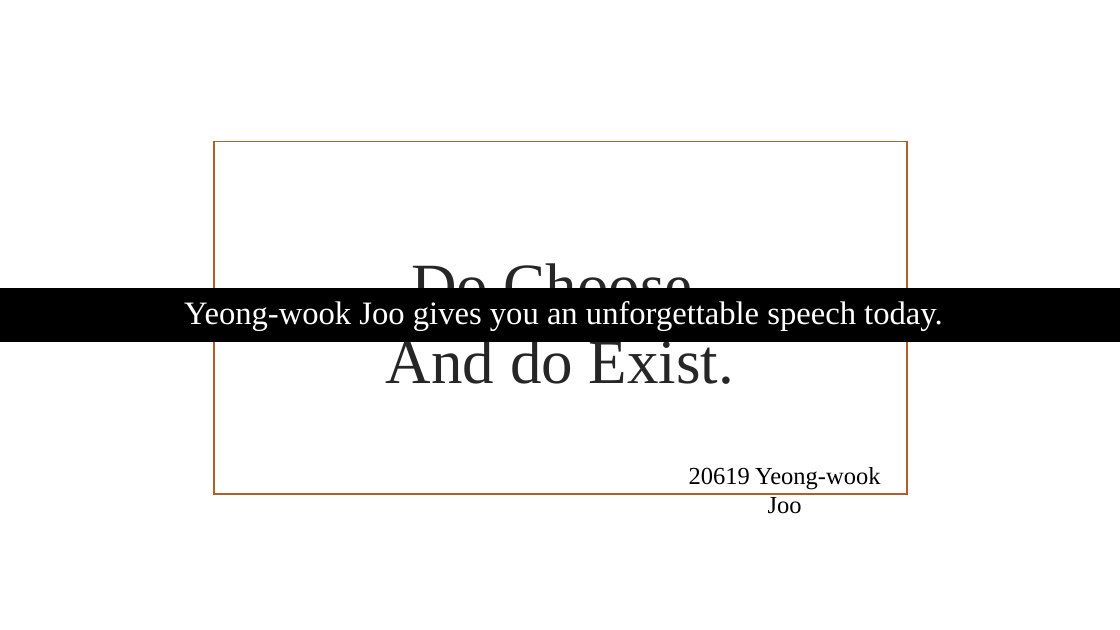
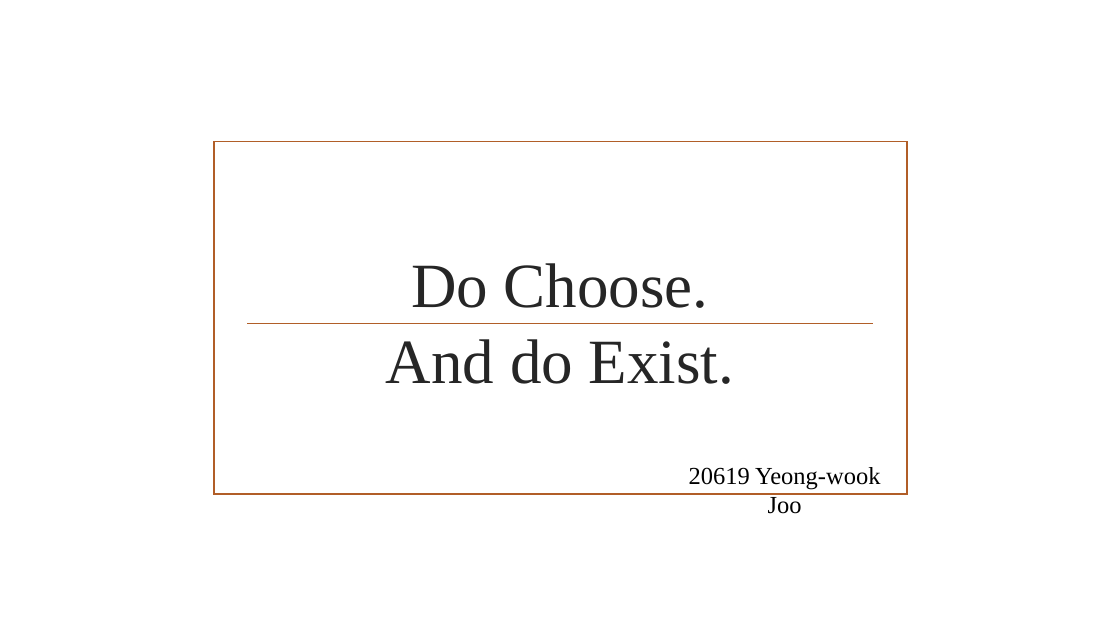
Before and after one commit to realette/back_up_files, a slide deck: slide 1 of Do choose and do exist.pptx. Drawn at 1120x630 pixels with LibreOffice and Linux fonts; fonts in the diff are those of the drawing; background and template pictures are left out. Boxes give left, top, right and bottom in pixels: in the first picture for what was removed or moved away, otherwise in the second. Text is boxed around its words. In the diff, an @@ line names an element or a change of style, - is before the commit and + after.

```diff
--- a/Do choose and do exist.pptx
+++ b/Do choose and do exist.pptx
@@ subtitle removed at bbox=[0, 288, 1120, 342] @@
-Yeong-wook Joo gives you an unforgettable speech today.
@@ line added from (247, 323) to (874, 323), #B15E28 1.25 pt @@
```
Also in this commit, not shown: 5 other slides changed, 1 slide removed.
